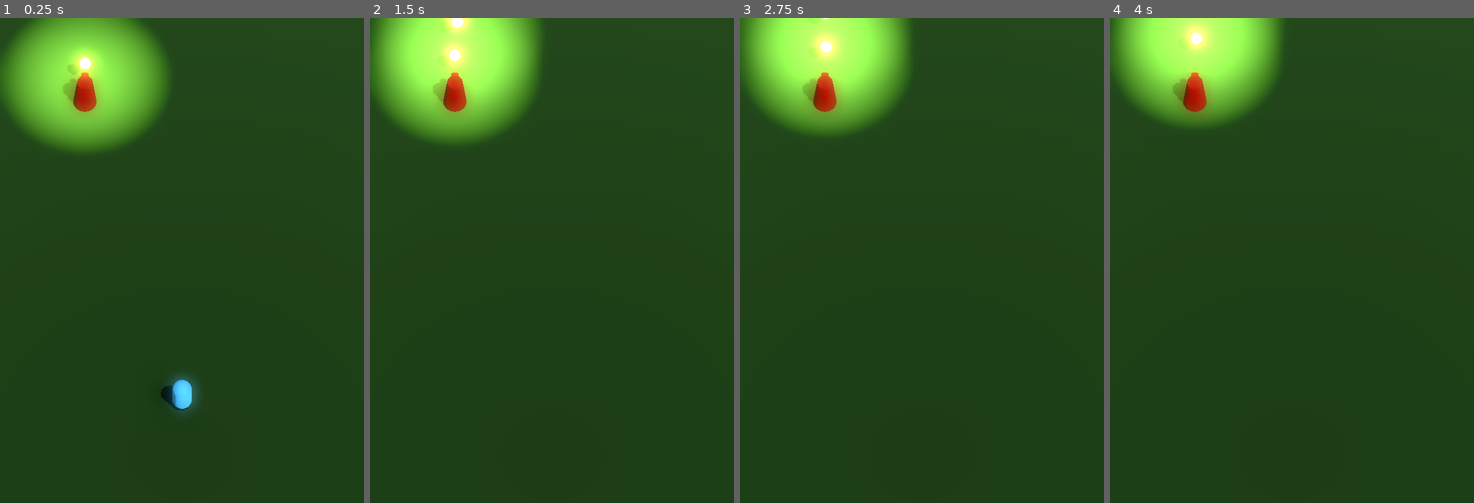
Above: before the commit, frames 1-4 (left to right).
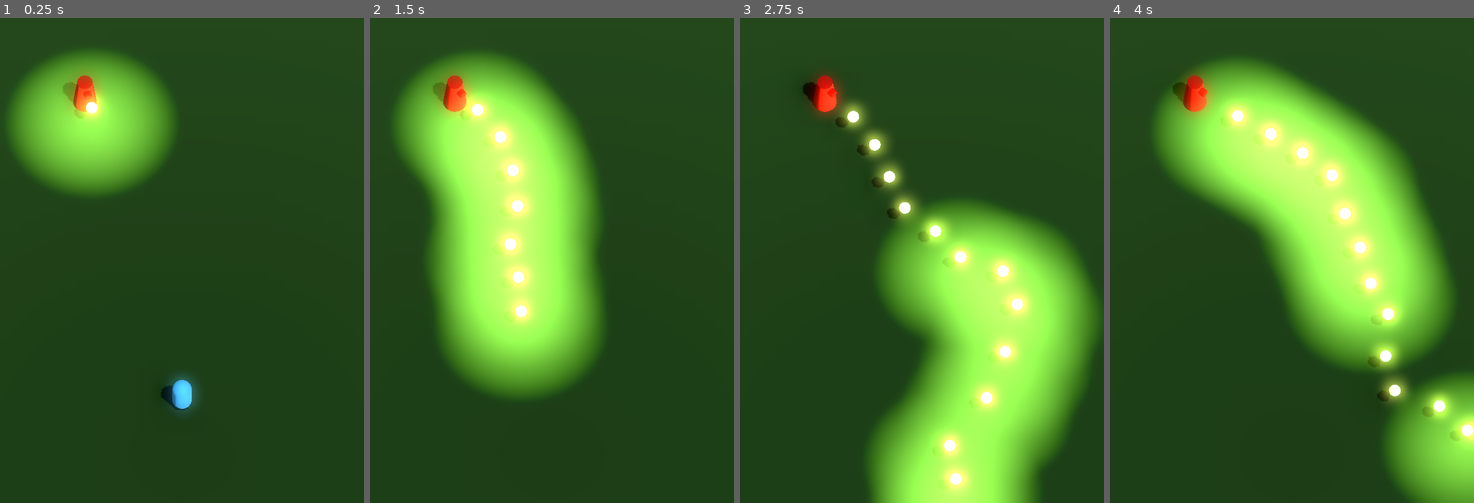
Above: after the commit, the same moments.

Repository: JackEvans24/bullet-absorb
Game: Godot game, scene res://scenes/main.tscn
Two runs of this game, one before a commit and one after it. Both use one fixed random seed, a clock stepped at 60 frames per second and the inputs below.
Inputs:
- Up to frame 1 (0.25 s): no input
- Up to frame 2 (1.5 s): hold Right (move_right) 0.53-1.28 s; hold Down (move_back) from 1.28 s (still down)
- Up to frame 3 (2.75 s): release Down (move_back) at 2.03 s; hold Right (move_right) from 2.03 s (still down)
- Up to frame 4 (4 s): release Right (move_right) at 2.78 s; hold Up (move_forward) 2.78-3.53 s; hold Left (move_left) from 3.53 s (still down)

The runs differ from the first frame. In frame 1, 13% of the frame differs, in the area x 0-49%, y 0-37%; in frame 2, 35%; in frame 3, 41%; in frame 4, 42%, in the area x 0-100%, y 0-100%.
Error before the commit: Parse Error: Could not find type "Player" in the current scope. (res://scripts/main.gd:3)

Commit message:
chore: minor player updates

Diff:
--- a/prefabs/player.tscn
+++ b/prefabs/player.tscn
@@ -14,7 +14,7 @@
 transform = Transform3D(1, 0, 0, 0, 1, 0, 0, 0, 1, 0, 1, 0)
 collision_layer = 2
 script = ExtResource("1_u023k")
-speed = 10.0
+speed = 12.0
 
 [node name="MeshInstance3D" type="MeshInstance3D" parent="."]
 mesh = SubResource("CapsuleMesh_xm2o2")
--- a/scripts/player/player.gd
+++ b/scripts/player/player.gd
@@ -1,3 +1,4 @@
+class_name Player
 extends CharacterBody3D
 
 @export var speed = 5.0
